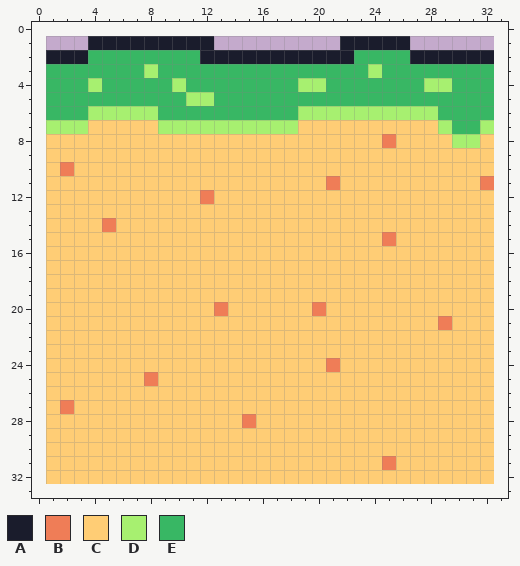
Pixel-art sprite, stored at gfx/ground5.png. Above: the version before the commit.
The file is 32x32 pixels. The old version is drawn lined up with the new one, on the new canvas.
Palette (. is transparent): A #1a1c2c  B #ef7d57  C #ffcd75  D #a7f070  E #38b764
Pixels before, first column x 1:
 1 ...AAAAAAAAA.........AAAAA......
 2 AAAEEEEEEEEAAAAAAAAAAAEEEEAAAAAA
 3 EEEEEEEDEEEEEEEEEEEEEEEDEEEEEEEE
 4 EEEDEEEEEDEEEEEEEEDDEEEEEEEDDEEE
 5 EEEEEEEEEEDDEEEEEEEEEEEEEEEEEEEE
 6 EEEDDDDDEEEEEEEEEEDDDDDDDDDDEEEE
 7 DDDCCCCCDDDDDDDDDDCCCCCCCCCCDEED
 8 CCCCCCCCCCCCCCCCCCCCCCCCBCCCCDDC
 9 CCCCCCCCCCCCCCCCCCCCCCCCCCCCCCCC
10 CBCCCCCCCCCCCCCCCCCCCCCCCCCCCCCC
11 CCCCCCCCCCCCCCCCCCCCBCCCCCCCCCCB
12 CCCCCCCCCCCBCCCCCCCCCCCCCCCCCCCC
13 CCCCCCCCCCCCCCCCCCCCCCCCCCCCCCCC
14 CCCCBCCCCCCCCCCCCCCCCCCCCCCCCCCC
15 CCCCCCCCCCCCCCCCCCCCCCCCBCCCCCCC
16 CCCCCCCCCCCCCCCCCCCCCCCCCCCCCCCC
17 CCCCCCCCCCCCCCCCCCCCCCCCCCCCCCCC
18 CCCCCCCCCCCCCCCCCCCCCCCCCCCCCCCC
19 CCCCCCCCCCCCCCCCCCCCCCCCCCCCCCCC
20 CCCCCCCCCCCCBCCCCCCBCCCCCCCCCCCC
21 CCCCCCCCCCCCCCCCCCCCCCCCCCCCBCCC
22 CCCCCCCCCCCCCCCCCCCCCCCCCCCCCCCC
23 CCCCCCCCCCCCCCCCCCCCCCCCCCCCCCCC
24 CCCCCCCCCCCCCCCCCCCCBCCCCCCCCCCC
25 CCCCCCCBCCCCCCCCCCCCCCCCCCCCCCCC
26 CCCCCCCCCCCCCCCCCCCCCCCCCCCCCCCC
27 CBCCCCCCCCCCCCCCCCCCCCCCCCCCCCCC
28 CCCCCCCCCCCCCCBCCCCCCCCCCCCCCCCC
29 CCCCCCCCCCCCCCCCCCCCCCCCCCCCCCCC
30 CCCCCCCCCCCCCCCCCCCCCCCCCCCCCCCC
31 CCCCCCCCCCCCCCCCCCCCCCCCBCCCCCCC
32 CCCCCCCCCCCCCCCCCCCCCCCCCCCCCCCC
After the commit:
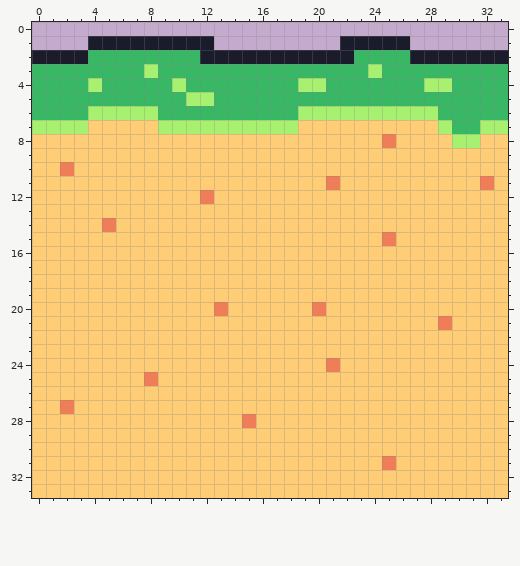
The edit:
canvas 32x32 -> 34x34, the old top-left corner now at 1,1
Changed rows in their new state; - is an unchanged pixel.
first column x 0:
 2 A--------------------------------A
 3 E--------------------------------E
 4 E--------------------------------E
 5 E--------------------------------E
 6 E--------------------------------E
 7 D--------------------------------D
 8 C--------------------------------C
 9 C--------------------------------C
10 C--------------------------------C
11 C--------------------------------C
12 C--------------------------------C
13 C--------------------------------C
14 C--------------------------------C
15 C--------------------------------C
16 C--------------------------------C
17 C--------------------------------C
18 C--------------------------------C
19 C--------------------------------C
20 C--------------------------------C
21 C--------------------------------C
22 C--------------------------------C
23 C--------------------------------C
24 C--------------------------------C
25 C--------------------------------C
26 C--------------------------------C
27 C--------------------------------C
28 C--------------------------------C
29 C--------------------------------C
30 C--------------------------------C
31 C--------------------------------C
32 C--------------------------------C
33 CCCCCCCCCCCCCCCCCCCCCCCCCCCCCCCCCC
